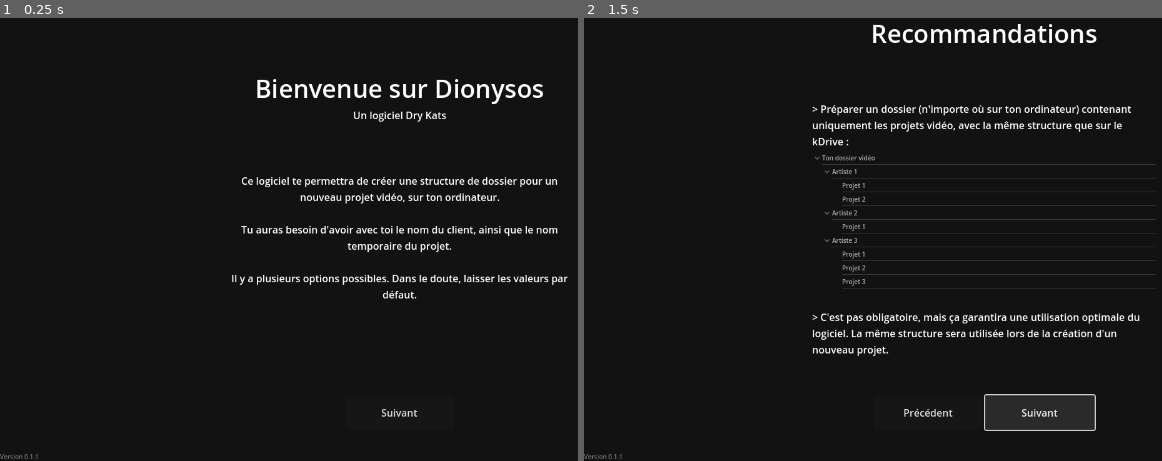
Above: before the commit, frames 1-2 (left to right).
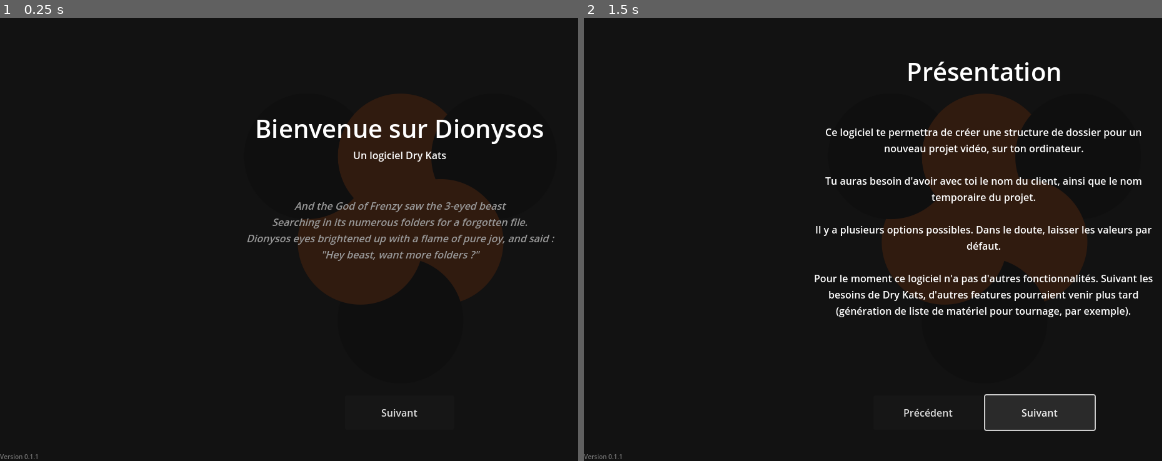
Above: after the commit, the same moments.

Repository: lutzilutz/Dionysos
Game: Godot game, scene res://scenes/main.tscn
The game is run twice, just before and just after one commit, with the same random seed, the same clock (stepped at 60 frames per second) and the same inputs.
Inputs:
- Up to frame 1 (0.25 s): no input
- Up to frame 2 (1.5 s): click "Choose Folder" at 0.5 s; click "Suivant" at 1.25 s

The runs differ from the first frame. In frame 1, 13% of the frame differs, in the area x 40-99%, y 13-65%; in frame 2, 16%, in the area x 39-99%, y 1-77%.

Commit message:
Continued tutorial + reworked choose folder UI

Diff:
--- /dev/null
+++ b/resources/themes/faq_answer.tres
@@ -0,0 +1,5 @@
+[gd_resource type="LabelSettings" format=3 uid="uid://b8ckswwvjprk0"]
+
+[resource]
+font_size = 12
+font_color = Color(0.821789, 0.821789, 0.821789, 1)
--- /dev/null
+++ b/resources/themes/faq_question.tres
@@ -0,0 +1,3 @@
+[gd_resource type="LabelSettings" format=3 uid="uid://b5pr384o845v7"]
+
+[resource]
--- a/scenes/main.gd
+++ b/scenes/main.gd
@@ -20,7 +20,8 @@
 @onready var background_logo_sprite = get_node("BackgroundLogoSprite")
 
 @onready var form_vbox = get_node("Window/WorkspaceHBox/FormContainer/FormVBox")
-@onready var choose_folder_button = get_node("Window/WorkspaceHBox/FormContainer/FormVBox/ChooseFolderButton")
+@onready var choose_folder_button = get_node("Window/WorkspaceHBox/FormContainer/FormVBox/ChooseFolderLine/ChooseFolderButton")
+@onready var choose_folder_result = get_node("Window/WorkspaceHBox/FormContainer/FormVBox/ChooseFolderLine/ChooseFolderResult")
 @onready var customer_line = get_node("Window/WorkspaceHBox/FormContainer/FormVBox/CustomerLine")
 @onready var customer_label = get_node("Window/WorkspaceHBox/FormContainer/FormVBox/CustomerLine/CustomerLabel")
 @onready var customer_option = get_node("Window/WorkspaceHBox/FormContainer/FormVBox/CustomerLine/CustomerOption")
@@ -381,6 +382,8 @@
 
 	# Choose folder button
 	choose_folder_button.disabled = info_locked
+	choose_folder_result.text = user_preferences.default_path
+	choose_folder_result.tooltip_text = user_preferences.default_path
 
 	# Customer name
 	customer_label.disable(not customer_editable)
--- a/scenes/main.tscn
+++ b/scenes/main.tscn
@@ -1,11 +1,11 @@
 [gd_scene load_steps=7 format=3 uid="uid://rvfixiqdxhj5"]
 
 [ext_resource type="Script" uid="uid://cg3dakhfpgbxn" path="res://scenes/main.gd" id="1_h26jr"]
-[ext_resource type="Texture2D" uid="uid://d3pk1xx7sc4ni" path="res://resources/branding/logo_head.png" id="2_us6ij"]
+[ext_resource type="Texture2D" uid="uid://crms50xqmr4hi" path="res://resources/branding/Dionysos logo v01.png" id="2_tefeu"]
 [ext_resource type="Theme" uid="uid://dltvaum6axc0k" path="res://resources/themes/default_button.tres" id="3_4krfr"]
 [ext_resource type="PackedScene" uid="uid://c0hehmr5yk3sb" path="res://scenes/form_label.tscn" id="4_tbgi4"]
 [ext_resource type="PackedScene" uid="uid://bykv8asyllwbm" path="res://scenes/form_title.tscn" id="4_tefeu"]
-[ext_resource type="PackedScene" uid="uid://chx2gfya25vkc" path="res://scenes/tutorial.tscn" id="6_tefeu"]
+[ext_resource type="PackedScene" uid="uid://chx2gfya25vkc" path="res://scenes/tutorial/tutorial.tscn" id="6_tefeu"]
 
 [node name="Main" type="Control"]
 layout_mode = 3
@@ -17,10 +17,10 @@
 script = ExtResource("1_h26jr")
 
 [node name="BackgroundLogoSprite" type="Sprite2D" parent="."]
-modulate = Color(1, 1, 1, 0.0235294)
+modulate = Color(1, 1, 1, 0.061)
 position = Vector2(640, 360)
-scale = Vector2(0.4, 0.4)
-texture = ExtResource("2_us6ij")
+scale = Vector2(1.14, 1.14)
+texture = ExtResource("2_tefeu")
 metadata/_edit_lock_ = true
 
 [node name="FileDialog" type="FileDialog" parent="."]
@@ -99,16 +99,26 @@
 layout_mode = 2
 text = "Informations générales"
 
-[node name="ChooseFolderButton" type="Button" parent="Window/WorkspaceHBox/FormContainer/FormVBox"]
+[node name="ChooseFolderLine" type="HBoxContainer" parent="Window/WorkspaceHBox/FormContainer/FormVBox"]
+layout_mode = 2
+
+[node name="CustomerLabel" parent="Window/WorkspaceHBox/FormContainer/FormVBox/ChooseFolderLine" instance=ExtResource("4_tbgi4")]
+layout_mode = 2
+text = "Dossier racine des projets"
+
+[node name="ChooseFolderButton" type="Button" parent="Window/WorkspaceHBox/FormContainer/FormVBox/ChooseFolderLine"]
+custom_minimum_size = Vector2(179.835, 0)
 layout_mode = 2
 theme = ExtResource("3_4krfr")
 text = "Choose Folder"
 
-[node name="SavePrefButton" type="Button" parent="Window/WorkspaceHBox/FormContainer/FormVBox"]
-visible = false
-layout_mode = 2
-theme = ExtResource("3_4krfr")
-text = "Save Preferences"
+[node name="ChooseFolderResult" parent="Window/WorkspaceHBox/FormContainer/FormVBox/ChooseFolderLine" instance=ExtResource("4_tbgi4")]
+layout_mode = 2
+size_flags_horizontal = 3
+tooltip_text = "xasd"
+theme_override_colors/font_color = Color(0.548963, 0.548963, 0.548963, 1)
+theme_override_font_sizes/font_size = 10
+clip_text = true
 
 [node name="CustomerLine" type="HBoxContainer" parent="Window/WorkspaceHBox/FormContainer/FormVBox"]
 layout_mode = 2
@@ -332,8 +342,7 @@
 [connection signal="id_pressed" from="Window/MenuBar/FileMenu" to="." method="_on_file_menu_id_pressed"]
 [connection signal="id_pressed" from="Window/MenuBar/EditMenu" to="." method="_on_edit_menu_id_pressed"]
 [connection signal="id_pressed" from="Window/MenuBar/HelpMenu" to="." method="_on_help_menu_id_pressed"]
-[connection signal="pressed" from="Window/WorkspaceHBox/FormContainer/FormVBox/ChooseFolderButton" to="." method="_on_choose_folder_button_pressed"]
-[connection signal="pressed" from="Window/WorkspaceHBox/FormContainer/FormVBox/SavePrefButton" to="." method="_on_save_pref_button_pressed"]
+[connection signal="pressed" from="Window/WorkspaceHBox/FormContainer/FormVBox/ChooseFolderLine/ChooseFolderButton" to="." method="_on_choose_folder_button_pressed"]
 [connection signal="item_selected" from="Window/WorkspaceHBox/FormContainer/FormVBox/CustomerLine/CustomerOption" to="." method="_on_customer_option_item_selected"]
 [connection signal="text_changed" from="Window/WorkspaceHBox/FormContainer/FormVBox/CustomerLine/CustomerEdit" to="." method="_on_customer_edit_text_changed"]
 [connection signal="text_changed" from="Window/WorkspaceHBox/FormContainer/FormVBox/ProjectNameLine/ProjectNameEdit" to="." method="_on_project_name_edit_text_changed"]
--- a/scenes/tutorial.gd
+++ b/scenes/tutorial/tutorial.gd
@@ -3,9 +3,11 @@
 signal tutorial_ended
 
 @onready var tutorial_container = get_node("VBoxContainer/TutorialContainer")
-@onready var tutorial_001 = get_node("VBoxContainer/TutorialContainer/Tutorial001_Intro")
-@onready var tutorial_002 = get_node("VBoxContainer/TutorialContainer/Tutorial002")
-@onready var tutorial_999 = get_node("VBoxContainer/TutorialContainer/Tutorial999_Outro")
+@onready var tutorial_intro = get_node("VBoxContainer/TutorialContainer/TutorialIntro")
+@onready var tutorial_presentation = get_node("VBoxContainer/TutorialContainer/TutorialPresentation")
+@onready var tutorial_advices = get_node("VBoxContainer/TutorialContainer/TutorialAdvices")
+@onready var tutorial_faq = get_node("VBoxContainer/TutorialContainer/TutorialFAQ")
+@onready var tutorial_outro = get_node("VBoxContainer/TutorialContainer/TutorialOutro")
 
 @onready var previous_button = get_node("VBoxContainer/MarginContainer/CenterContainer/Buttons/PreviousButton")
 @onready var next_button = get_node("VBoxContainer/MarginContainer/CenterContainer/Buttons/NextButton")
@@ -27,7 +29,7 @@
 	initialize_tuto_pages()
 
 func initialize_tuto_pages() -> void:
-	var tree = tutorial_002.get_node("FolderTree")
+	var tree = tutorial_advices.get_node("FolderTree")
 	var root = tree.create_item()
 	root.set_text(0, "Ton dossier vidéo")
 
@@ -58,7 +60,7 @@
 	page_count = tutorial_container.get_child_count()
 	for c in tutorial_container.get_children():
 		c.visible = false
-	tutorial_001.visible = true
+	tutorial_intro.visible = true
 
 func update_visibility() -> void:
 	for c in tutorial_container.get_children():
--- a/scenes/tutorial.tscn
+++ b/scenes/tutorial/tutorial.tscn
@@ -1,10 +1,12 @@
-[gd_scene load_steps=6 format=3 uid="uid://chx2gfya25vkc"]
+[gd_scene load_steps=8 format=3 uid="uid://chx2gfya25vkc"]
 
-[ext_resource type="Script" uid="uid://bom206aomgjy5" path="res://scenes/tutorial.gd" id="1_c13y7"]
-[ext_resource type="PackedScene" uid="uid://bold22vhsyo8q" path="res://scenes/tutorial_001_intro.tscn" id="2_8ho6b"]
-[ext_resource type="PackedScene" uid="uid://bejqrbt876jdl" path="res://scenes/tutorial_002.tscn" id="3_ph3nu"]
-[ext_resource type="PackedScene" uid="uid://djhsfawi8fbmt" path="res://scenes/tutorial_999_outro.tscn" id="4_4kmhl"]
-[ext_resource type="PackedScene" uid="uid://dfpu4utbaxbvj" path="res://scenes/tutorial_003.tscn" id="4_cq4me"]
+[ext_resource type="Script" uid="uid://bom206aomgjy5" path="res://scenes/tutorial/tutorial.gd" id="1_c13y7"]
+[ext_resource type="Texture2D" uid="uid://crms50xqmr4hi" path="res://resources/branding/Dionysos logo v01.png" id="2_6yjpi"]
+[ext_resource type="PackedScene" uid="uid://bold22vhsyo8q" path="res://scenes/tutorial/tutorial_intro.tscn" id="2_8ho6b"]
+[ext_resource type="PackedScene" uid="uid://bejqrbt876jdl" path="res://scenes/tutorial/tutorial_advices.tscn" id="3_ph3nu"]
+[ext_resource type="PackedScene" uid="uid://djhsfawi8fbmt" path="res://scenes/tutorial/tutorial_outro.tscn" id="4_4kmhl"]
+[ext_resource type="PackedScene" uid="uid://dfpu4utbaxbvj" path="res://scenes/tutorial/tutorial_faq.tscn" id="4_cq4me"]
+[ext_resource type="PackedScene" uid="uid://c5mu5ctyftsii" path="res://scenes/tutorial/tutorial_presentation.tscn" id="4_g7eoy"]
 
 [node name="Tutorial" type="Control"]
 layout_mode = 3
@@ -24,6 +26,11 @@
 grow_vertical = 2
 color = Color(0.0705882, 0.0705882, 0.0705882, 1)
 
+[node name="Sprite2D" type="Sprite2D" parent="."]
+modulate = Color(1, 1, 1, 0.127)
+position = Vector2(640, 360)
+texture = ExtResource("2_6yjpi")
+
 [node name="VBoxContainer" type="VBoxContainer" parent="."]
 layout_mode = 1
 anchors_preset = 15
@@ -36,18 +43,22 @@
 layout_mode = 2
 size_flags_vertical = 3
 
-[node name="Tutorial001_Intro" parent="VBoxContainer/TutorialContainer" instance=ExtResource("2_8ho6b")]
+[node name="TutorialIntro" parent="VBoxContainer/TutorialContainer" instance=ExtResource("2_8ho6b")]
 layout_mode = 2
 
-[node name="Tutorial002" parent="VBoxContainer/TutorialContainer" instance=ExtResource("3_ph3nu")]
+[node name="TutorialPresentation" parent="VBoxContainer/TutorialContainer" instance=ExtResource("4_g7eoy")]
 visible = false
 layout_mode = 2
 
-[node name="Tutorial003" parent="VBoxContainer/TutorialContainer" instance=ExtResource("4_cq4me")]
+[node name="TutorialAdvices" parent="VBoxContainer/TutorialContainer" instance=ExtResource("3_ph3nu")]
 visible = false
 layout_mode = 2
 
-[node name="Tutorial999_Outro" parent="VBoxContainer/TutorialContainer" instance=ExtResource("4_4kmhl")]
+[node name="TutorialFAQ" parent="VBoxContainer/TutorialContainer" instance=ExtResource("4_cq4me")]
+visible = false
+layout_mode = 2
+
+[node name="TutorialOutro" parent="VBoxContainer/TutorialContainer" instance=ExtResource("4_4kmhl")]
 visible = false
 layout_mode = 2
 
--- a/scenes/tutorial_002.tscn
+++ b/scenes/tutorial/tutorial_advices.tscn
@@ -5,7 +5,7 @@
 
 [sub_resource type="StyleBoxEmpty" id="StyleBoxEmpty_lmuui"]
 
-[node name="Tutorial002" type="VBoxContainer"]
+[node name="TutorialAdvices" type="VBoxContainer"]
 offset_right = 40.0
 offset_bottom = 40.0
 
@@ -27,7 +27,7 @@
 autowrap_mode = 2
 
 [node name="FolderTree" type="Tree" parent="."]
-custom_minimum_size = Vector2(0, 250)
+custom_minimum_size = Vector2(0, 233.685)
 layout_mode = 2
 size_flags_vertical = 3
 theme = ExtResource("2_7aklf")
--- /dev/null
+++ b/scenes/tutorial/tutorial_faq.tscn
@@ -0,0 +1,109 @@
+[gd_scene load_steps=5 format=3 uid="uid://dfpu4utbaxbvj"]
+
+[ext_resource type="Theme" uid="uid://yx8fs2yo8rb" path="res://resources/themes/default_large_title.tres" id="1_oousi"]
+[ext_resource type="LabelSettings" uid="uid://b5pr384o845v7" path="res://resources/themes/faq_question.tres" id="2_ylx5r"]
+[ext_resource type="LabelSettings" uid="uid://b8ckswwvjprk0" path="res://resources/themes/faq_answer.tres" id="3_xa2uf"]
+
+[sub_resource type="StyleBoxEmpty" id="StyleBoxEmpty_lmuui"]
+
+[node name="TutorialFAQ" type="VBoxContainer"]
+offset_right = 800.0
+offset_bottom = 447.0
+
+[node name="TitleLabel" type="Label" parent="."]
+layout_mode = 2
+theme = ExtResource("1_oousi")
+text = "FAQ"
+horizontal_alignment = 1
+
+[node name="HSeparator" type="HSeparator" parent="."]
+layout_mode = 2
+theme_override_constants/separation = 74
+theme_override_styles/separator = SubResource("StyleBoxEmpty_lmuui")
+
+[node name="VBoxContainer" type="VBoxContainer" parent="."]
+layout_mode = 2
+
+[node name="Question" type="Label" parent="VBoxContainer"]
+custom_minimum_size = Vector2(550, 0)
+layout_mode = 2
+text = "> Est-ce que Dionysos risque de supprimer mes dossiers par erreur ?"
+label_settings = ExtResource("2_ylx5r")
+autowrap_mode = 2
+
+[node name="MarginContainer" type="MarginContainer" parent="VBoxContainer"]
+layout_mode = 2
+theme_override_constants/margin_left = 30
+theme_override_constants/margin_right = -30
+theme_override_constants/margin_bottom = 30
+
+[node name="Answer" type="Label" parent="VBoxContainer/MarginContainer"]
+custom_minimum_size = Vector2(550, 0)
+layout_mode = 2
+text = "Non. Dans la version actuelle, le logiciel ne supprime aucun dossier où que ce soit."
+label_settings = ExtResource("3_xa2uf")
+autowrap_mode = 2
+
+[node name="Question4" type="Label" parent="VBoxContainer"]
+custom_minimum_size = Vector2(550, 0)
+layout_mode = 2
+text = "> Est-ce que Dionysos génère des fichiers sur mon ordinateur sans m'avertir ?"
+label_settings = ExtResource("2_ylx5r")
+autowrap_mode = 2
+
+[node name="MarginContainer4" type="MarginContainer" parent="VBoxContainer"]
+layout_mode = 2
+theme_override_constants/margin_left = 30
+theme_override_constants/margin_right = -30
+theme_override_constants/margin_bottom = 30
+
+[node name="Answer" type="Label" parent="VBoxContainer/MarginContainer4"]
+custom_minimum_size = Vector2(550, 0)
+layout_mode = 2
+text = "Oui. Comme la plupart des logiciels, Dionysos a créée un dossier dans le dossier %AppData%.
+Sous Windows, le chemin habituel est : C:/Users/[Ton nom]/AppData/
+Le dossier créée devrait s'appeler Dionysos ou Godot."
+label_settings = ExtResource("3_xa2uf")
+autowrap_mode = 2
+
+[node name="Question2" type="Label" parent="VBoxContainer"]
+custom_minimum_size = Vector2(550, 0)
+layout_mode = 2
+text = "> J'ai remarqué un bug, que dois-je faire ?"
+label_settings = ExtResource("2_ylx5r")
+autowrap_mode = 2
+
+[node name="MarginContainer2" type="MarginContainer" parent="VBoxContainer"]
+layout_mode = 2
+theme_override_constants/margin_left = 30
+theme_override_constants/margin_right = -30
+theme_override_constants/margin_bottom = 30
+
+[node name="Answer" type="Label" parent="VBoxContainer/MarginContainer2"]
+custom_minimum_size = Vector2(550, 0)
+layout_mode = 2
+text = "Si tu utilises github, merci de publier le bug ici : github.com/lutzilutz/Dionysos/issues
+Sinon, tu peux simplement écrire à Lutz pour lui expliquer le bug."
+label_settings = ExtResource("3_xa2uf")
+autowrap_mode = 2
+
+[node name="Question3" type="Label" parent="VBoxContainer"]
+custom_minimum_size = Vector2(550, 0)
+layout_mode = 2
+text = "> Comment puis-je faire confiance à ce logiciel ?"
+label_settings = ExtResource("2_ylx5r")
+autowrap_mode = 2
+
+[node name="MarginContainer3" type="MarginContainer" parent="VBoxContainer"]
+layout_mode = 2
+theme_override_constants/margin_left = 30
+theme_override_constants/margin_right = -30
+theme_override_constants/margin_bottom = 30
+
+[node name="Answer" type="Label" parent="VBoxContainer/MarginContainer3"]
+custom_minimum_size = Vector2(550, 0)
+layout_mode = 2
+text = "Ce logiciel est open-source, le code est hébergé ici : github.com/lutzilutz/Dionysos
+Lutz s'engage personnellement à garantir l'intégrité du logiciel."
+label_settings = ExtResource("3_xa2uf")
+autowrap_mode = 2
--- /dev/null
+++ b/scenes/tutorial/tutorial_intro.tscn
@@ -0,0 +1,41 @@
+[gd_scene load_steps=5 format=3 uid="uid://bold22vhsyo8q"]
+
+[ext_resource type="Theme" uid="uid://yx8fs2yo8rb" path="res://resources/themes/default_large_title.tres" id="1_w1bod"]
+
+[sub_resource type="StyleBoxEmpty" id="StyleBoxEmpty_nnl2y"]
+
+[sub_resource type="FontVariation" id="FontVariation_w1bod"]
+variation_transform = Transform2D(1, 0.28, 0, 1, 0, 0)
+
+[sub_resource type="LabelSettings" id="LabelSettings_nnl2y"]
+font = SubResource("FontVariation_w1bod")
+font_color = Color(0.605274, 0.605274, 0.605274, 1)
+
+[node name="TutorialIntro" type="VBoxContainer"]
+offset_right = 40.0
+offset_bottom = 40.0
+
+[node name="WelcomeLabel" type="Label" parent="."]
+layout_mode = 2
+theme = ExtResource("1_w1bod")
+text = "Bienvenue sur Dionysos"
+horizontal_alignment = 1
+
+[node name="ByDKLabel" type="Label" parent="."]
+layout_mode = 2
+text = "Un logiciel Dry Kats"
+horizontal_alignment = 1
+
+[node name="HSeparator" type="HSeparator" parent="."]
+layout_mode = 2
+theme_override_constants/separation = 50
+theme_override_styles/separator = SubResource("StyleBoxEmpty_nnl2y")
+
+[node name="ByDKLabel2" type="Label" parent="."]
+layout_mode = 2
+text = "And the God of Frenzy saw the 3-eyed beast
+Searching in its numerous folders for a forgotten file.
+Dionysos eyes brightened up with a flame of pure joy, and said :
+\"Hey beast, want more folders ?\""
+label_settings = SubResource("LabelSettings_nnl2y")
+horizontal_alignment = 1
--- a/scenes/tutorial_999_outro.tscn
+++ b/scenes/tutorial/tutorial_outro.tscn
@@ -4,7 +4,7 @@
 
 [sub_resource type="StyleBoxEmpty" id="StyleBoxEmpty_nnl2y"]
 
-[node name="Tutorial999_Outro" type="VBoxContainer"]
+[node name="TutorialOutro" type="VBoxContainer"]
 offset_right = 40.0
 offset_bottom = 40.0
 
--- a/scenes/tutorial_001_intro.tscn
+++ b/scenes/tutorial/tutorial_presentation.tscn
@@ -1,27 +1,22 @@
-[gd_scene load_steps=3 format=3 uid="uid://bold22vhsyo8q"]
+[gd_scene load_steps=3 format=3 uid="uid://c5mu5ctyftsii"]
 
-[ext_resource type="Theme" uid="uid://yx8fs2yo8rb" path="res://resources/themes/default_large_title.tres" id="1_w1bod"]
+[ext_resource type="Theme" uid="uid://yx8fs2yo8rb" path="res://resources/themes/default_large_title.tres" id="1_lancu"]
 
 [sub_resource type="StyleBoxEmpty" id="StyleBoxEmpty_nnl2y"]
 
-[node name="Tutorial001_Intro" type="VBoxContainer"]
+[node name="TutorialPresentation" type="VBoxContainer"]
 offset_right = 40.0
 offset_bottom = 40.0
 
 [node name="WelcomeLabel" type="Label" parent="."]
 layout_mode = 2
-theme = ExtResource("1_w1bod")
-text = "Bienvenue sur Dionysos"
-horizontal_alignment = 1
-
-[node name="ByDKLabel" type="Label" parent="."]
-layout_mode = 2
-text = "Un logiciel Dry Kats"
+theme = ExtResource("1_lancu")
+text = "Présentation"
 horizontal_alignment = 1
 
 [node name="HSeparator" type="HSeparator" parent="."]
 layout_mode = 2
-theme_override_constants/separation = 74
+theme_override_constants/separation = 50
 theme_override_styles/separator = SubResource("StyleBoxEmpty_nnl2y")
 
 [node name="BodyText" type="Label" parent="."]
@@ -31,6 +26,8 @@
 
 Tu auras besoin d'avoir avec toi le nom du client, ainsi que le nom temporaire du projet.
 
-Il y a plusieurs options possibles. Dans le doute, laisser les valeurs par défaut."
+Il y a plusieurs options possibles. Dans le doute, laisser les valeurs par défaut.
+
+Pour le moment ce logiciel n'a pas d'autres fonctionnalités. Suivant les besoins de Dry Kats, d'autres features pourraient venir plus tard (génération de liste de matériel pour tournage, par exemple)."
 horizontal_alignment = 1
 autowrap_mode = 2
--- a/scenes/tutorial_003.tscn
+++ /dev/null
@@ -1,27 +0,0 @@
-[gd_scene load_steps=3 format=3 uid="uid://dfpu4utbaxbvj"]
-
-[ext_resource type="Theme" uid="uid://yx8fs2yo8rb" path="res://resources/themes/default_large_title.tres" id="1_oousi"]
-
-[sub_resource type="StyleBoxEmpty" id="StyleBoxEmpty_lmuui"]
-
-[node name="Tutorial003" type="VBoxContainer"]
-offset_right = 40.0
-offset_bottom = 40.0
-
-[node name="TitleLabel" type="Label" parent="."]
-layout_mode = 2
-theme = ExtResource("1_oousi")
-text = "FAQ"
-horizontal_alignment = 1
-
-[node name="HSeparator" type="HSeparator" parent="."]
-layout_mode = 2
-theme_override_constants/separation = 74
-theme_override_styles/separator = SubResource("StyleBoxEmpty_lmuui")
-
-[node name="BodyText" type="Label" parent="."]
-custom_minimum_size = Vector2(550, 0)
-layout_mode = 2
-text = "[A venir]"
-horizontal_alignment = 1
-autowrap_mode = 2
Renamed: scenes/tutorial.gd.uid -> scenes/tutorial/tutorial.gd.uid
